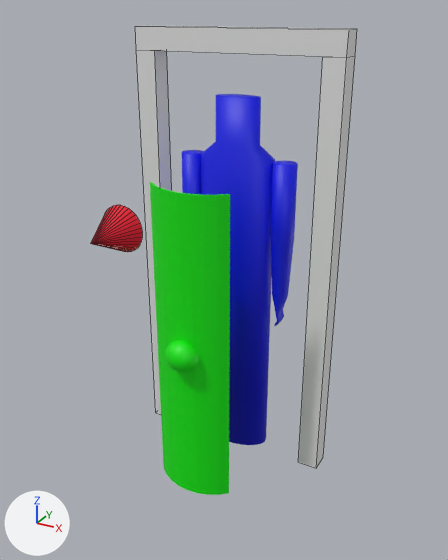
A saved change to the Blender file Shield.blend.
Both versions are drawn from a camera (50 mm lens) standing at (1.31, -2.51, 2.18) and looking at (0.13, -0.37, 1.11). The lights are fixed; the arrows at lower left show +X, +Y and +Z. Mesh edges are drawn as thin lines on the coarser meshes.

In view in the first picture: 'Door_Frame_Left', 'Door_Frame_Right', 'Door_Frame_Top', 'Facing_Direction', 'Mannequin_Arm_Left', 'Mannequin_Arm_Right', 'Mannequin_Body', 'ReferenceScutum'.
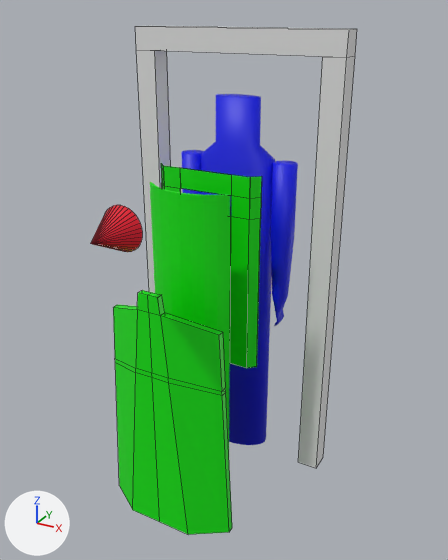
Commit message: Model rough pavise shape
- Model pavise mesh into rough shape and dimensions of a reference.

Pixel boxes (x1, y1, x2, y2) of what changed, in the pictures (448 x 560 px):
'ReferemcePavise', shown (green)
    after: (113, 290, 232, 535)
'ReferenceAluminiumRiotShield', shown (green)
    after: (161, 163, 262, 368)

What changed in the scene script:
```text
Change me_cube_005:
    used by ob_referemcepavise; location = (0.0, 0.0, 0.0)
    remove me_cube_005.from_pydata(...)  # 8 vertices, 6 faces; spans x -1.0..1.0, y -1.0..1.0, z -1.0..1.0
    add me_cube_005.from_pydata(...)  # 79 vertices, 74 faces; spans x -1.0..1.0, y -7.67..1.0, z -1.0..1.14
    me_cube_005 part 1
    4 vertices are removed from x -1.0..1.0, y -1.0..1.0, z 1.0
    6 faces are deleted
    39 vertices are added at x -0.88..0.88, y -7.67..-1.0, z -1.0..1.14
    14 new vertices lie (0.0, 2.0, 0.0) away from vertices in x -0.88..0.88, y -7.67..-1.0, z -1.0..1.14
    12 new vertices lie (0.0, 1.0, 0.0) away from vertices in x -0.27..0.27, y -5.67..-4.67, z 0.45..0.49
    10 new vertices lie (0.0, 1.0, 0.0) away from vertices in x -0.27..0.27, y -4.67, z 0.45..0.49
    74 new faces join them
    add me_cube_005.materials.append(mat_mi_shield)  # green #03e700
Change ob_referencealuminiumriotshield:
    remove ob_referencealuminiumriotshield.hide_set(True)
Change ob_referemcepavise:
    remove ob_referemcepavise.hide_set(True)
    ob_referemcepavise.location: (0.0, 0.0, 0.0) -> (0.0, -0.627, 0.54)
    ob_referemcepavise.scale: (1.0, 1.0, 1.0) -> (0.31, 0.015, 0.54)
```
